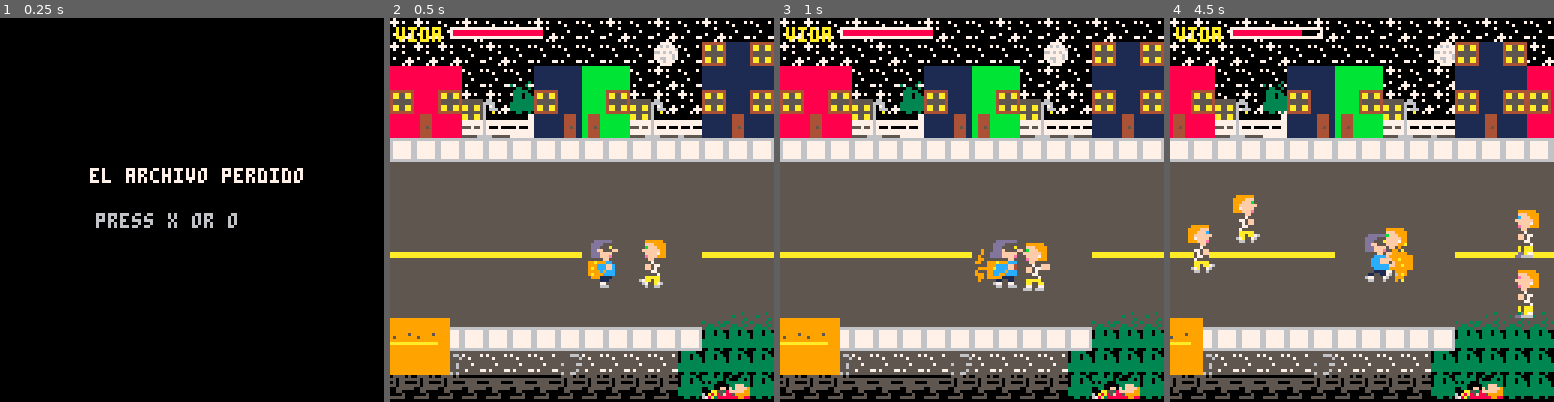
Above: before the commit, frames 1-4 (left to right).
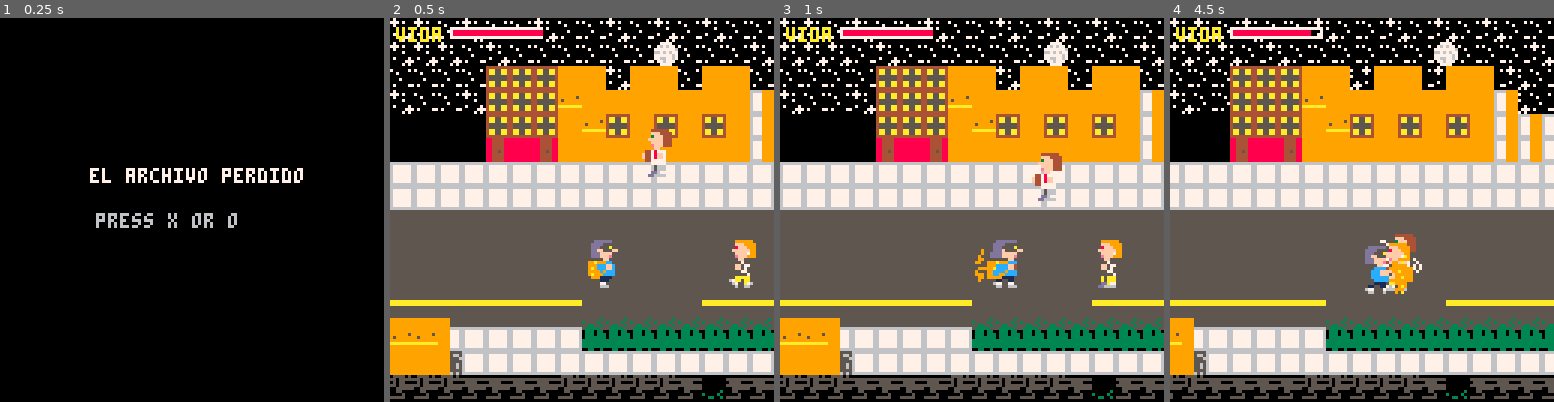
Above: after the commit, the same moments.

Repository: pablonauta/laboratorio2
Game: PICO-8 cartridge test.p8
The game is run twice, just before and just after one commit, with the same random seed, the same clock (stepped at 60 frames per second) and the same inputs.
Inputs:
- Up to frame 1 (0.25 s): no input
- Up to frame 2 (0.5 s): tap X (X key) at 0.33 s
- Up to frame 3 (1 s): tap O (Z key) at 0.7 s
- Up to frame 4 (4.5 s): tap X (X key) at 1.07, 1.85, 2.97, 4.08 s; hold Right 1.6-2.1 s; tap O (Z key) every 0.4 s from 1.7 to 4.1 s; hold Up 2.15-2.42 s; hold Right 2.47-3.03 s; hold Left 3.08-3.58 s; hold Down 3.63-3.97 s; hold Right from 4.02 s (still down)

Frame 1 is identical in both runs. In frame 2, 48% of the frame differs, in the area x 0-100%, y 6-100%; in frame 3, 48%; in frame 4, 56%, in the area x 0-100%, y 3-100%.

Commit message:
nierilanders tomando cherweza

Diff:
--- a/test.p8
+++ b/test.p8
@@ -42,6 +42,17 @@
  {-65,90,8}
 }
 
+
+---  zona 2
+
+spawns_nierilanders_z2={
+ {80,52},
+ {260,46},
+ {340,60},
+ {440,50}
+}
+
+
 emboscada_inicio_z1=false
 t_emboscada_inicio=120
 
@@ -226,7 +237,7 @@
  end
 
  jefe_muerto=false
- cargar_zona(1)
+ cargar_zona(2)
 
 end
 
@@ -265,7 +276,9 @@
 
   make_malandro()
 
-  make_nierilander(260,45)
+  for s in all(spawns_nierilanders_z2) do
+  make_nierilander(s[1],s[2])
+ end
  end
 
 end
